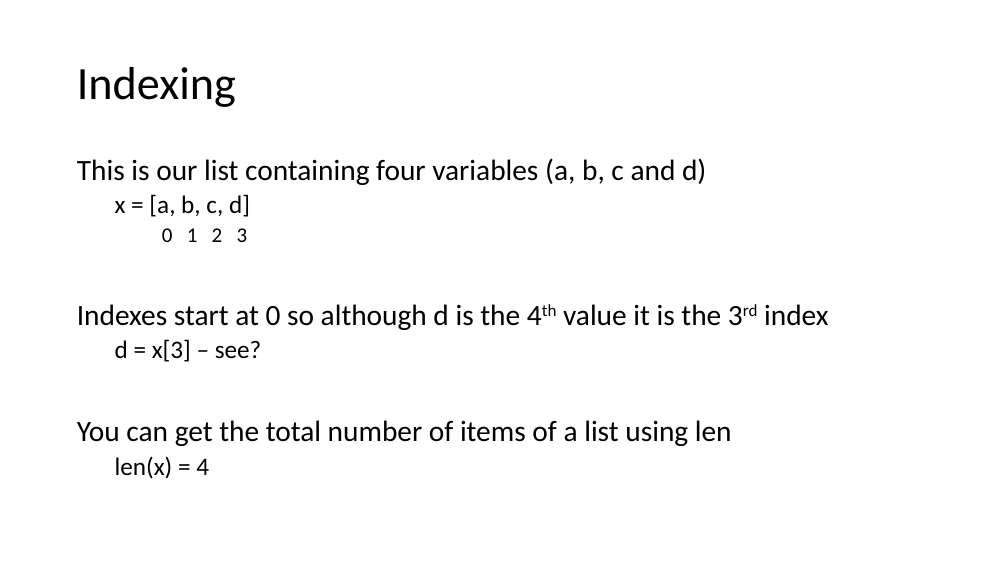
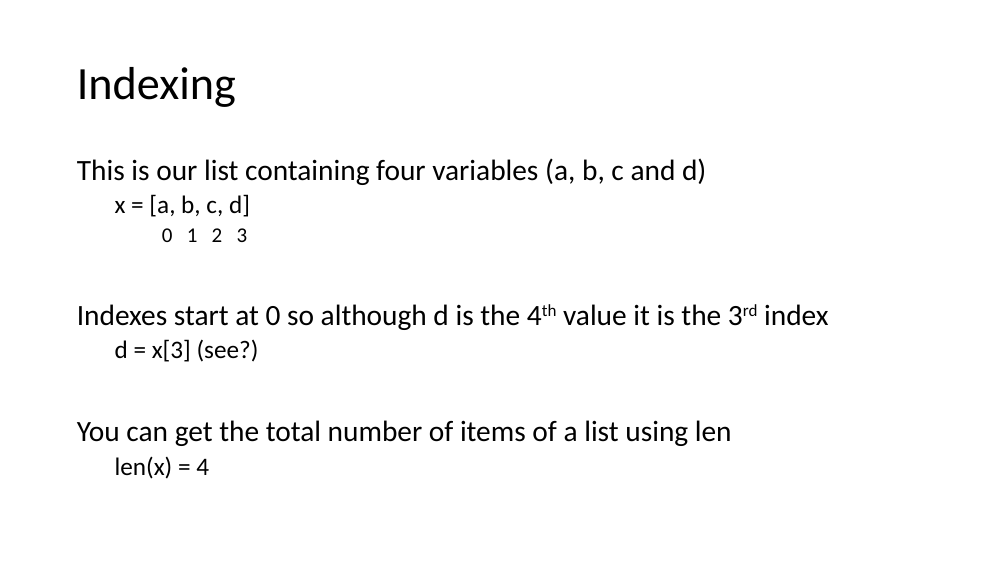
Before and after one commit to ScottKane/LearnPython, a slide deck: slide 3 of Scott/Lists.pptx. Drawn at 1008x567 pixels with LibreOffice and Linux fonts; fonts in the diff are those of the drawing. Boxes give left, top, right and bottom in pixels: in the first picture for what was removed or moved away, otherwise in the second. Text is boxed around its words. In the diff, an @@ line names an element or a change of style, - is before the commit and + after.

```diff
--- a/Scott/Lists.pptx
+++ b/Scott/Lists.pptx
@@ text at (x1=115, y1=339, x2=259, y2=362): text changed @@
-  d = x[3] – see?
+  d = x[3] (see?)
```
Also in this commit, not shown: 1 other slide changed, 1 slide added, 3 other files.
